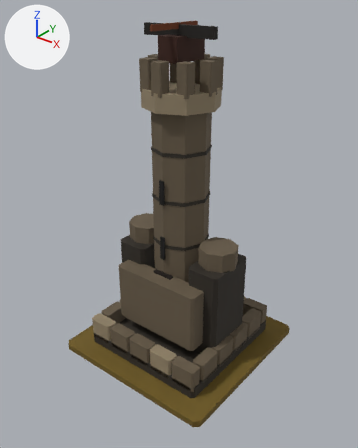
An edit to the glTF model art/bastion_t3/bastion_t3.glb, drawn before and after from the same camera.
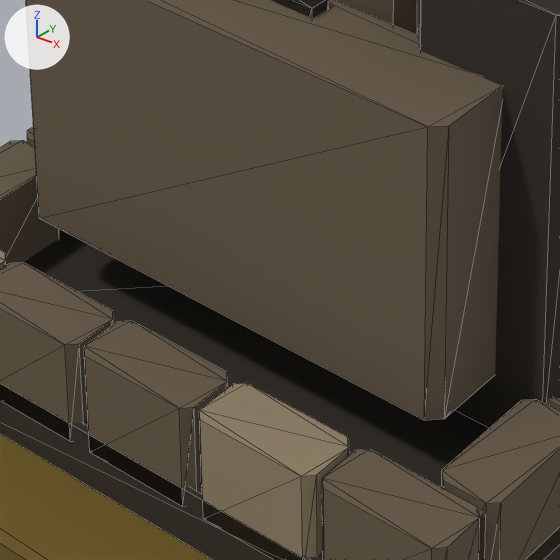
There are two pictures of each version: one whole from a 50 mm lens placed at (2.007, -2.536, 2.608), pointed at (0.025, -0.059, 1.072), one close up on the part from 32% to 60% of the width and 62% to 84% of the height. Lighting does not change. The marker at upper left points along +X, +Y and +Z. The last two pictures show the newer version. The close-ups show mesh edges as thin lines.

The older version as bpy lines, for what is in view:
```python
ob_mmr___bastion___t03_architecture_001 = bpy.data.objects.new('MMR | bastion | T03 Architecture.001', me_mmr___bastion___t03_architecture_mesh_001)
ob_mmr___bastion___t03_architecture_001.location = (0.0, 0.0, 0.05)
ob_mmr___bastion___t03_heavy_buttresses_001 = bpy.data.objects.new('MMR | bastion | T03 Heavy Buttresses.001', me_mmr___bastion___t03_heavy_buttresses_mesh_001)
ob_mmr___bastion___t03_heavy_buttresses_001.location = (0.0, 0.0, 0.05)
ob_mmr___bastion___tier_03_ground_001 = bpy.data.objects.new('MMR | bastion | Tier 03 Ground.001', me_mmr___bastion___tier_03_ground_mesh_001)
ob_mmr___bastion___tier_03_ground_001.location = (0.0, 0.0, 0.05)
```
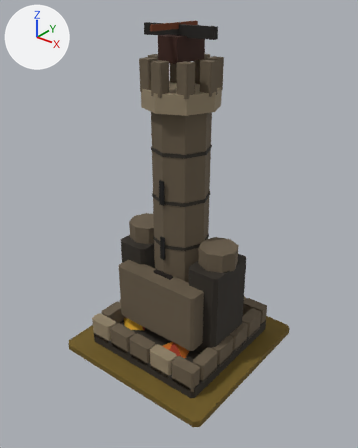
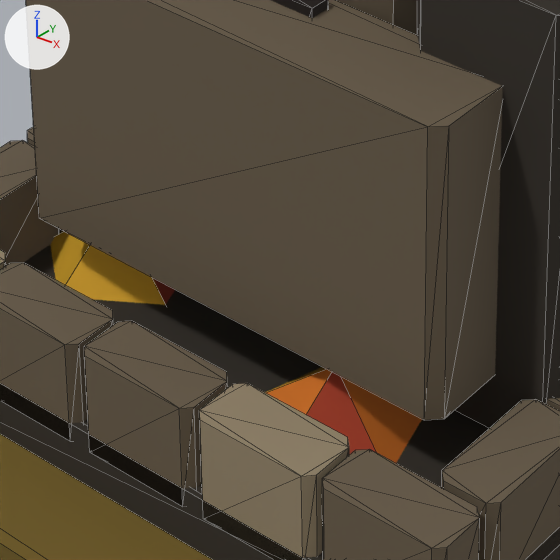
Location of each change, [x1, y1, x2, y2] in pixels of the close-ups (560 x 560 px):
'MMR | bastion | T03 Autumn Dressing.001', added: after [50, 231, 422, 463]

The change, as a list of edits to the scene's bpy script:
```text
Add me_mmr___bastion___t03_autumn_dressing_001:
    me_mmr___bastion___t03_autumn_dressing_001.from_pydata(...)  # 18 vertices, 15 faces; spans x -0.425..0.281, y -0.422..0.447, z 0.085..0.185
    me_mmr___bastion___t03_autumn_dressing_001.materials.append(mat_mmr___shared_palette_atlas)  # picture img_mmr_shared_color_palette_64
Add ob_mmr___bastion___t03_autumn_dressing_001:
    ob_mmr___bastion___t03_autumn_dressing_001 = bpy.data.objects.new('MMR | bastion | T03 Autumn Dressing.001', me_mmr___bastion___t03_autumn_dressing_001)
    ob_mmr___bastion___t03_autumn_dressing_001.location = (0.0, 0.0, 0.05)
```
